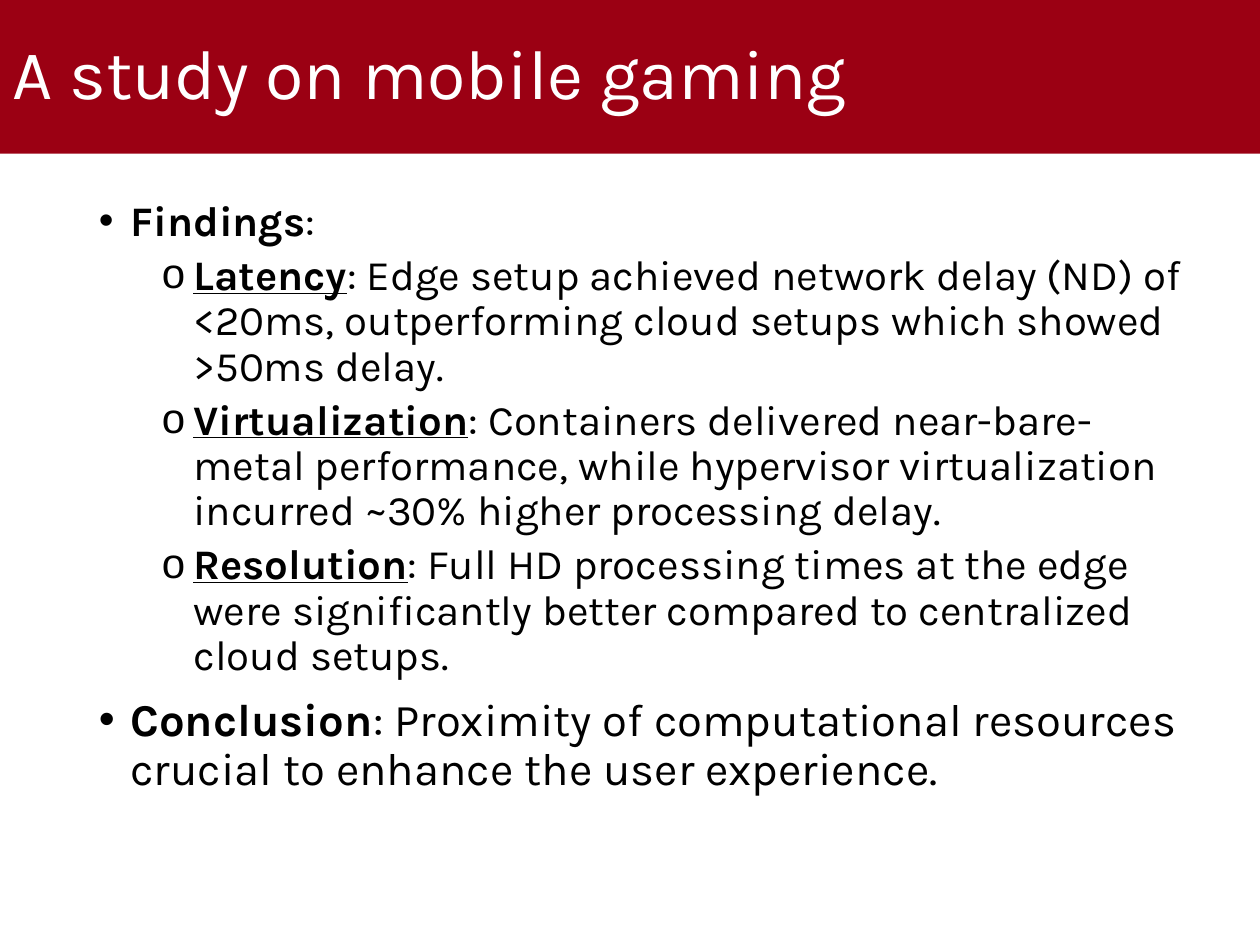
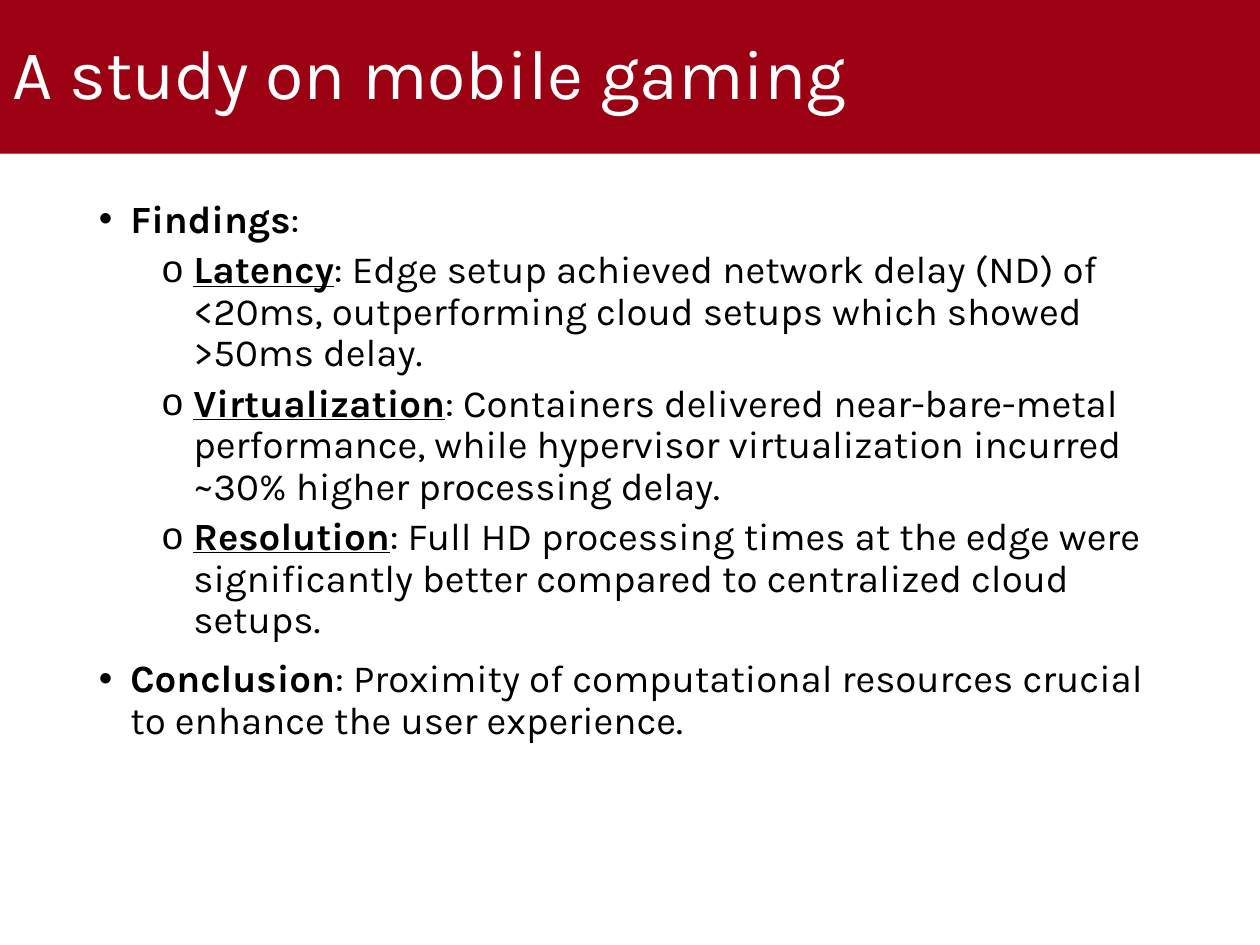
Before and after one commit to MikeIsBack/UniPD-MSc-Computer-Science-courses, a slide deck: slide 10 of Wireless Networks for Mobile Applications/Project/Presentation/Presentation.pptx. Drawn at 1260x945 pixels with LibreOffice and Linux fonts; fonts in the diff are those of the drawing; background and template pictures are left out. Boxes give left, top, right and bottom in pixels: in the first picture for what was removed or moved away, otherwise in the second. Text is boxed around its words. In the diff, an @@ line names an element or a change of style, - is before the commit and + after.

```diff
--- a/Wireless Networks for Mobile Applications/Project/Presentation/Presentation.pptx
+++ b/Wireless Networks for Mobile Applications/Project/Presentation/Presentation.pptx
@@ text "Findings:" at box(130, 205, 1143, 743): size 24 to 22 pt in "Findings:", "Latency: Edge setup achieved network delay (ND) ...", "Virtualization: Containers delivered near-bare-metal perform ...", "Resolution: Full HD processing times at the ..."; size 26 to 22 pt in "Conclusion: Proximity of computational resources crucial to ..." @@
```
Also in this commit, not shown: 7 other slides changed, 4 other files.
